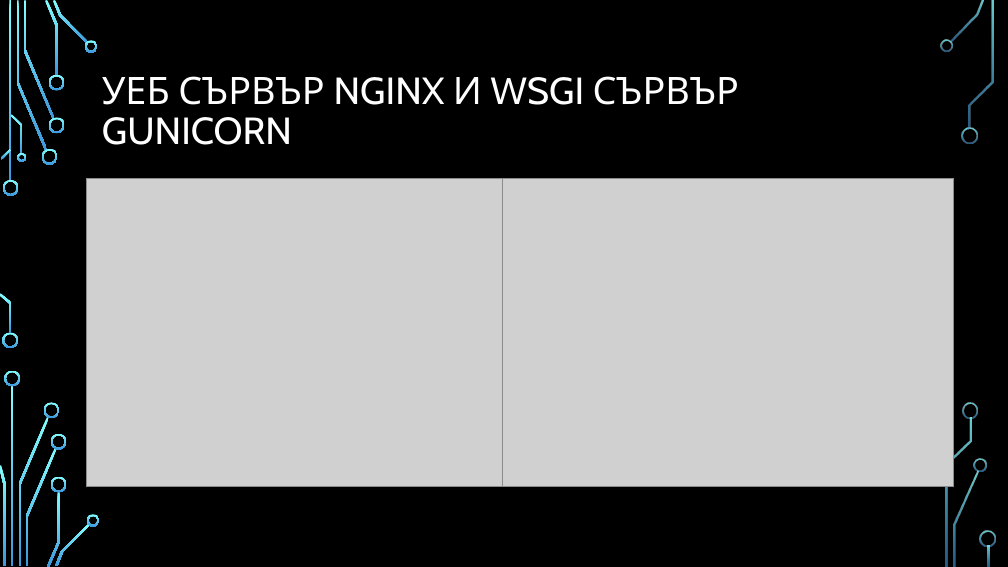
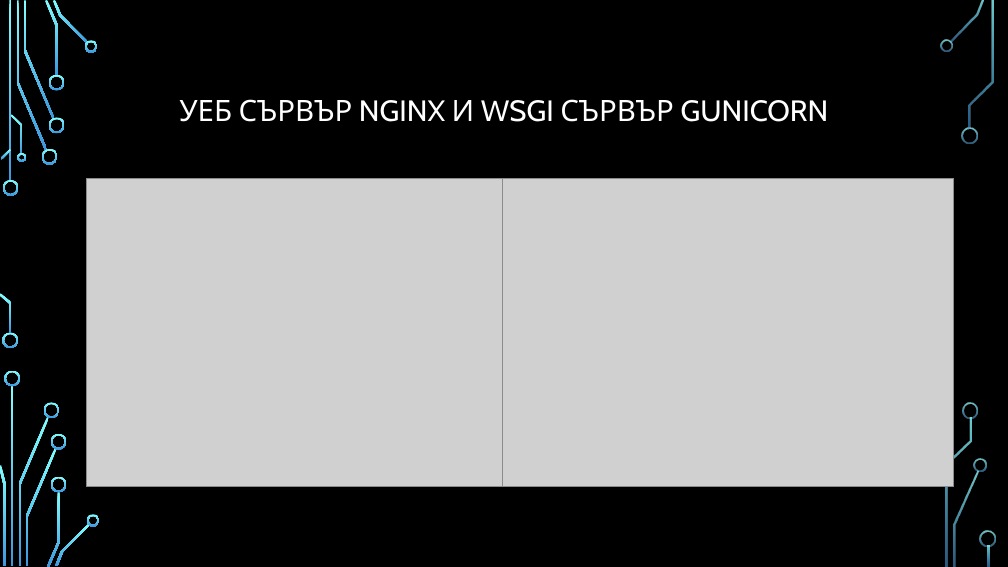
Before and after one commit to pgee-dzi2024/Theme_2508, a slide deck: slide 5 of dr/presentation.pptx. Drawn at 1008x567 pixels with LibreOffice and Linux fonts; fonts in the diff are those of the drawing; grey boxes stand for pictures; background and template pictures are left out. Boxes give left, top, right and bottom in pixels: in the first picture for what was removed or moved away, otherwise in the second. Text is boxed around its words. In the diff, an @@ line names an element or a change of style, - is before the commit and + after.

```diff
--- a/dr/presentation.pptx
+++ b/dr/presentation.pptx
@@ title "УЕБ СЪРВЪР NGINX И WSGI ..." at bbox=[179, 99, 829, 122]: size 36 to 28 pt; alignment left to centre @@
```
Also in this commit, not shown: 7 other slides changed, 1 other file.
